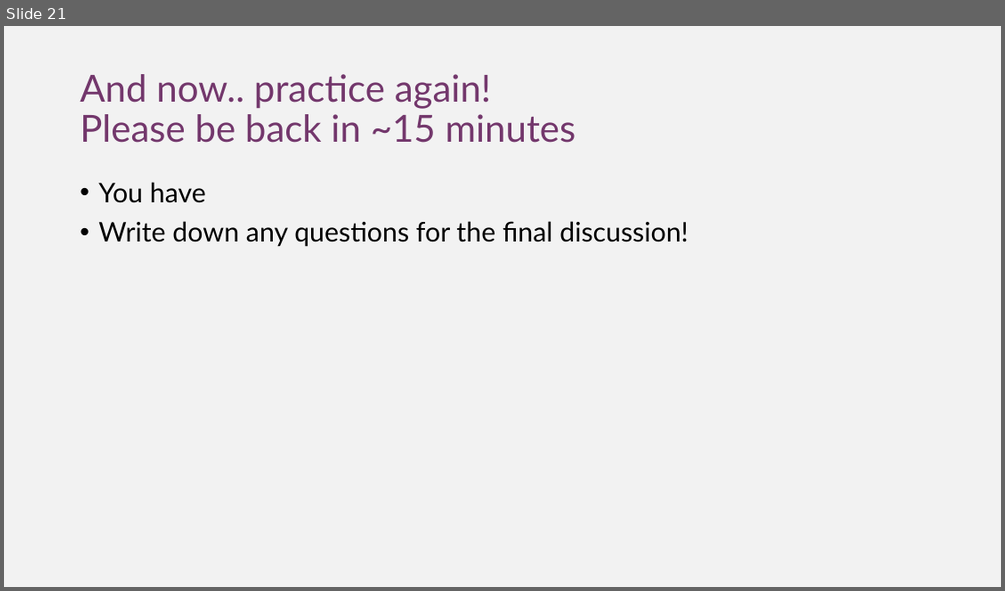
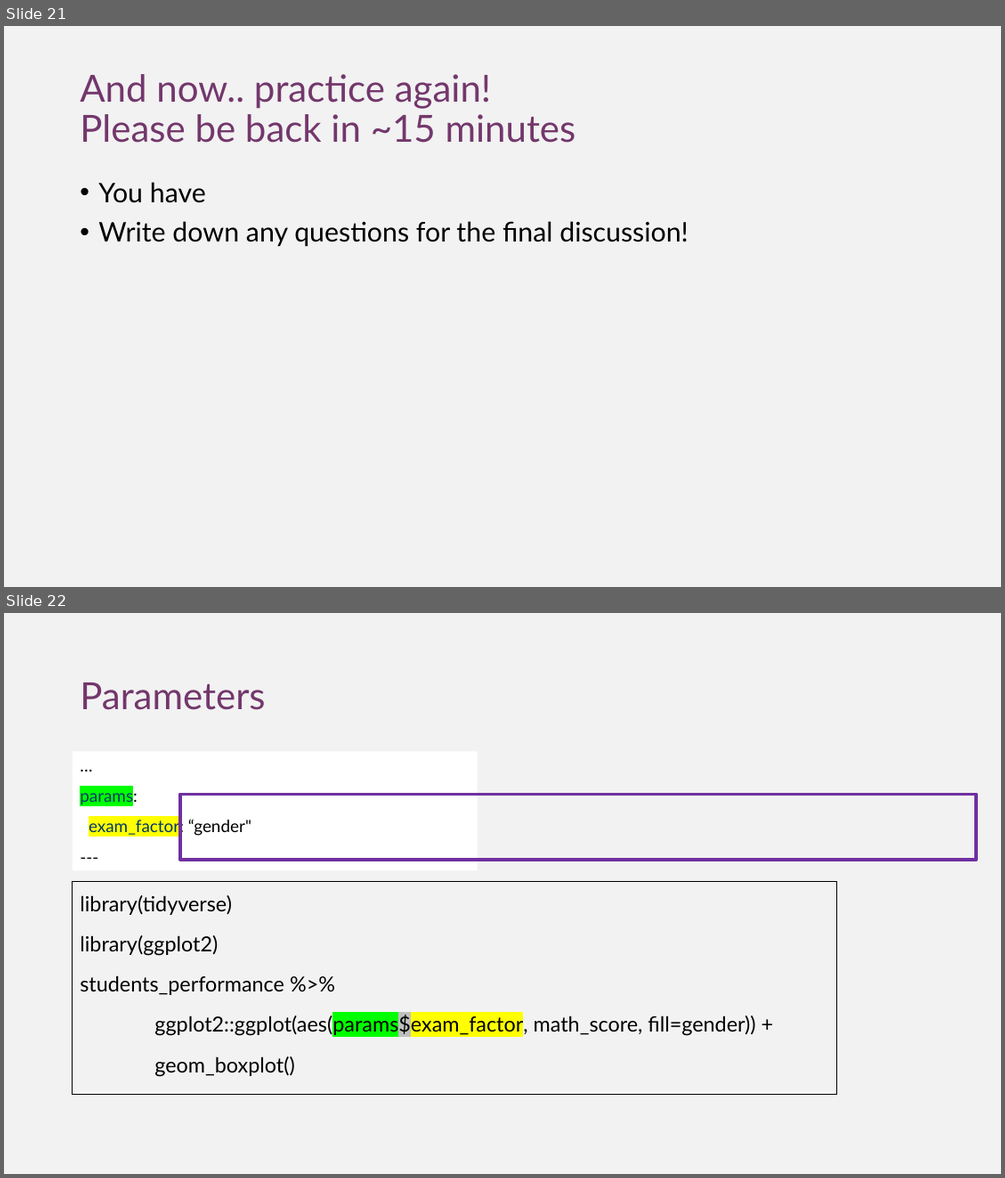
Before and after one commit to DGfS-PhD-2021/R-markdown-course, a slide deck: rmarkdown_pres.pptx. Shown one above the other, each under a label of ours: slide 21 before the commit, slides 21 and 22 after it. The pictures are 1005x591 and 1005x1178 pixels, drawn with LibreOffice and Linux fonts; fonts in the diff are those of the drawing. Boxes give left, top, right and bottom in pixels: in the first picture for what was removed or moved away, otherwise in the second. Text is boxed around its words. In the diff, an @@ line names an element or a change of style, - is before the commit and + after.

```diff
--- a/rmarkdown_pres.pptx
+++ b/rmarkdown_pres.pptx
@@ slide 22 added at (x1=4, y1=613, x2=1001, y2=1174), background #F2F2F2 @@
@@ title added at (x1=80, y1=682, x2=265, y2=710), 36 pt, text #73376C @@
+Parameters
@@ text added at (x1=73, y1=751, x2=477, y2=871), fill #FFFFFF, 16.1 pt, text #02376C @@
+…
+params:
+exam_factor: “gender"
+---
@@ rectangle added at (x1=180, y1=794, x2=976, y2=860), outline #7030A0 3 pt @@
@@ text added at (x1=73, y1=882, x2=836, y2=1094), fill #F2F2F2, outline #000000 0.75 pt, 20 pt, text #000000 @@
+library(tidyverse)
+library(ggplot2)
+students_performance %>%
+ggplot2::ggplot(aes(params$exam_factor, math_score, fill=gender)) +
+geom_boxplot()
```
Also in this commit, not shown: 1 other slide added, 1 slide removed, 2 other files.
